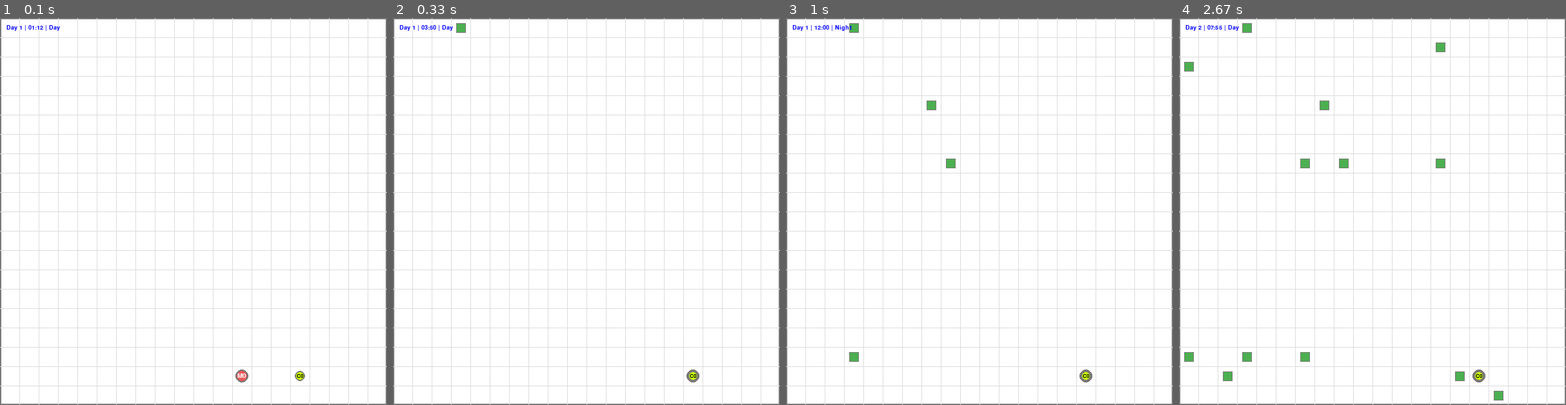
Above: before the commit, frames 1-4 (left to right).
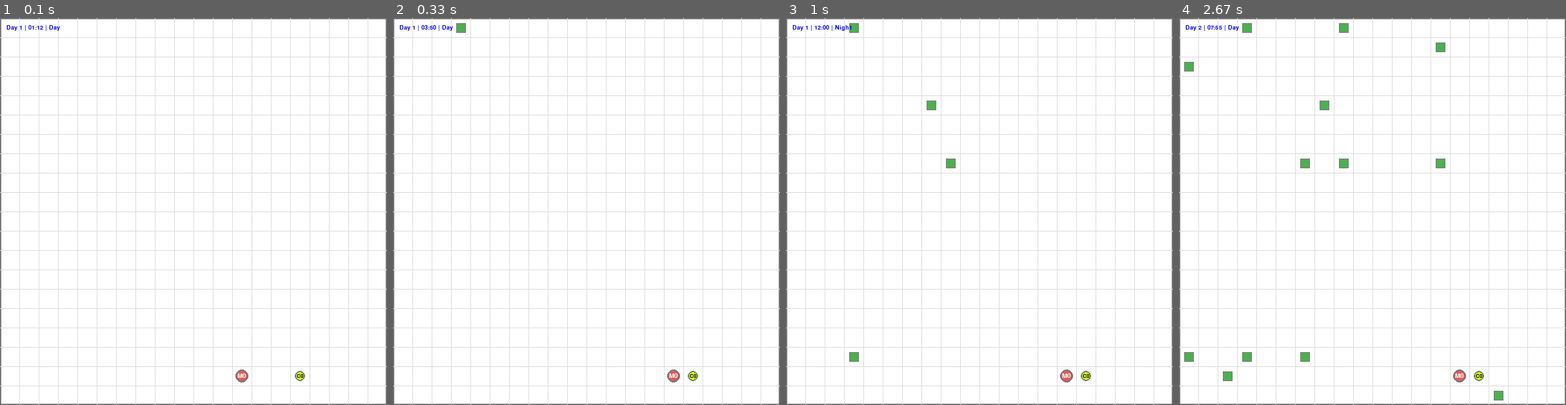
Above: after the commit, the same moments.

Repository: boannas/Senior_thesis
Game: pygame game, started from run_gridworld.py
Same seed, same stepped clock (60 frames per second), same inputs: the game is played once before the commit and once after it.
Inputs:
- Up to frame 1 (0.1 s): no input
- Up to frame 2 (0.33 s): no input
- Up to frame 3 (1 s): tap Enter at 0.33 s
- Up to frame 4 (2.67 s): tap Space at 1.67, 2.07, 2.37, 2.57 s

Frame 1 is identical in both runs. In frame 2, 0.1% of the frame differs, in the area x 70-80%, y 90-95%; in frame 3, 0.1%; in frame 4, 0.2%, in the area x 41-80%, y 1-95%.

Commit message:
4 active motivations
Implementation Report
Goal 1 — All 4 motivations always active ✓
Change: core/policies/mother.py:271-278 — removed has_threat_signal guard; motivation_protect now always computed.

Bug check — no new issues:

weighted_sum (no div/zero guard) was already present in the old if branch; same risk as before. In practice, protect weights default to 0.5×4=2.0 — safe.
_goal_protect (lines 367–390) already handles no-threat safely: if near child with no threat, returns (mother.x, mother.y) (idle). If far from child, moves toward child (same as Care behavior). No crash risk.
Behavioral note: In no-threat runs (Baseline-0/1), protect will now score non-zero via closeness_deficit and bonding signals. The old 37%/63% forage/care split will shift to a 4-way split. This is intentional — protect may occasionally "steal" ticks from care, but the resulting action (move toward child) is identical.

Goal 2 — Archive calibration files ✓
experiments/ now contains only the empty validation/ folder. All 8 calibration files moved to archive/experiments/ with mirrored structure:

archive/experiments/
├── baseline_0_neutral_search.py
├── baseline_0_neutral_search_phase2.py
├── baseline_0_neutral_search_phase3_corrected.py
├── BASELINE_0_LOWFEAR_SEARCH_CONFIG.py
└── validation/
    ├── validation_case2_no_food.py
    ├── validation_case3_no_care.py
    ├── validation_case4_stability.py
    └── validation_case6_bifurcation.py

Diff:
--- a/core/policies/mother.py
+++ b/core/policies/mother.py
@@ -269,19 +269,13 @@
     ) / self_sum
 
     # --- Protect motivation ---
-    # Protect only activates when threats are nearby (fear > 0)
-    # Without threats, protect should be near-zero to avoid dominating peaceful behavior
-    has_threat_signal = fear > 0.01 or child_injury > 0.01
-    if has_threat_signal:
-        protect_sum = weighted_sum(mw["protect"], ['child_injury', 'fear', 'closeness_deficit', 'bonding'])
-        motivation_protect = 100.0 * (
-            mw["protect"]["child_injury"] * child_injury +
-            mw["protect"]["fear"] * fear +
-            mw["protect"]["closeness_deficit"] * closeness_deficit +
-            mw["protect"]["bonding"] * bonding
-        ) / protect_sum
-    else:
-        motivation_protect = 0.0
+    protect_sum = weighted_sum(mw["protect"], ['child_injury', 'fear', 'closeness_deficit', 'bonding'])
+    motivation_protect = 100.0 * (
+        mw["protect"]["child_injury"] * child_injury +
+        mw["protect"]["fear"] * fear +
+        mw["protect"]["closeness_deficit"] * closeness_deficit +
+        mw["protect"]["bonding"] * bonding
+    ) / protect_sum
 
     # --- Store results ---
     mother.motivations['Forage'] = clamp(motivation_forage)
Renamed: experiments/BASELINE_0_LOWFEAR_SEARCH_CONFIG.py -> archive/experiments/BASELINE_0_LOWFEAR_SEARCH_CONFIG.py
Renamed: experiments/baseline_0_neutral_search.py -> archive/experiments/baseline_0_neutral_search.py
Renamed: experiments/baseline_0_neutral_search_phase2.py -> archive/experiments/baseline_0_neutral_search_phase2.py
Renamed: experiments/baseline_0_neutral_search_phase3_corrected.py -> archive/experiments/baseline_0_neutral_search_phase3_corrected.py
Renamed: experiments/validation/validation_case2_no_food.py -> archive/experiments/validation/validation_case2_no_food.py
Renamed: experiments/validation/validation_case3_no_care.py -> archive/experiments/validation/validation_case3_no_care.py
Renamed: experiments/validation/validation_case4_stability.py -> archive/experiments/validation/validation_case4_stability.py
Renamed: experiments/validation/validation_case6_bifurcation.py -> archive/experiments/validation/validation_case6_bifurcation.py
